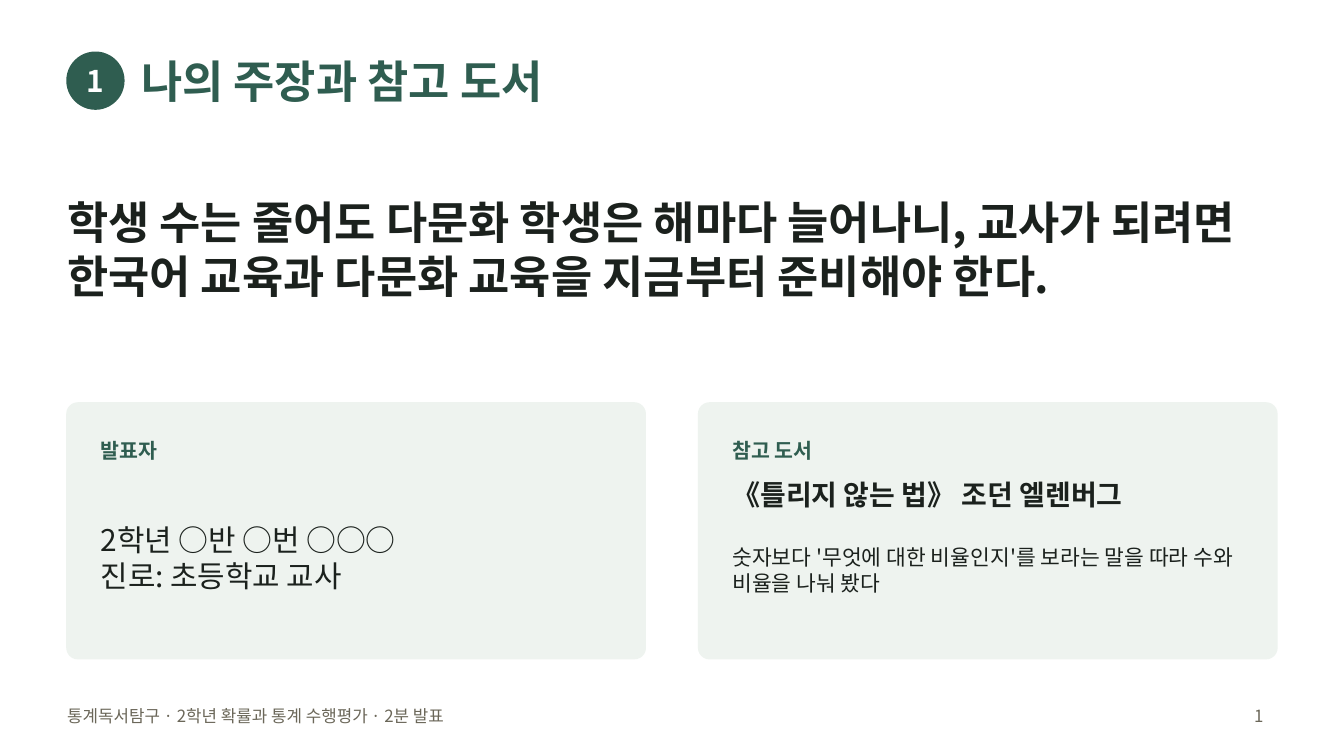
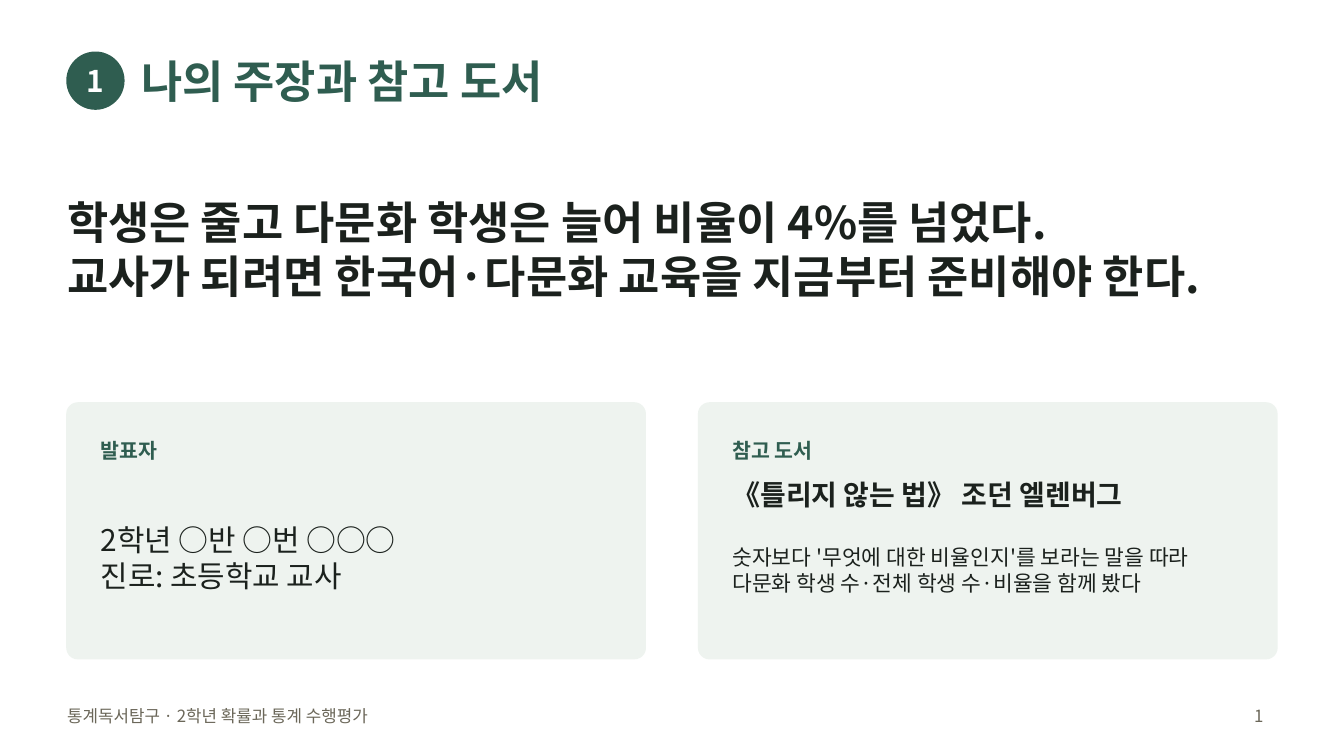
Before and after one commit to jaegeunsongsong/autobot, a slide deck: slide 1 of docs/2026-2학기-통계독서탐구-수행평가/발표예시-교육.pptx. Drawn at 1344x756 pixels with LibreOffice and Linux fonts; fonts in the diff are those of the drawing. Boxes give left, top, right and bottom in pixels: in the first picture for what was removed or moved away, otherwise in the second. Text is boxed around its words. In the diff, an @@ line names an element or a change of style, - is before the commit and + after.

```diff
--- a/docs/2026-2학기-통계독서탐구-수행평가/발표예시-교육.pptx
+++ b/docs/2026-2학기-통계독서탐구-수행평가/발표예시-교육.pptx
@@ text at (67,201,1200,297): text changed @@
-학생 수는 줄어도 다문화 학생은 해마다 늘어나니, 교사가 되려면 한국어 교육과 다문화 교육을 지금부터 준비해야 한다.
+학생은 줄고 다문화 학생은 늘어 비율이 4%를 넘었다.
+교사가 되려면 한국어·다문화 교육을 지금부터 준비해야 한다.
@@ text at (732,547,1189,593): text changed @@
-숫자보다 '무엇에 대한 비율인지'를 보라는 말을 따라 수와 비율을 나눠 봤다
+숫자보다 '무엇에 대한 비율인지'를 보라는 말을 따라 다문화 학생 수·전체 학생 수·비율을 함께 봤다
@@ text at (67,708,368,724): text changed @@
-통계독서탐구 · 2학년 확률과 통계 수행평가 · 2분 발표
+통계독서탐구 · 2학년 확률과 통계 수행평가
```
Also in this commit, not shown: 3 other slides changed, 4 slides added, 8 other files.
